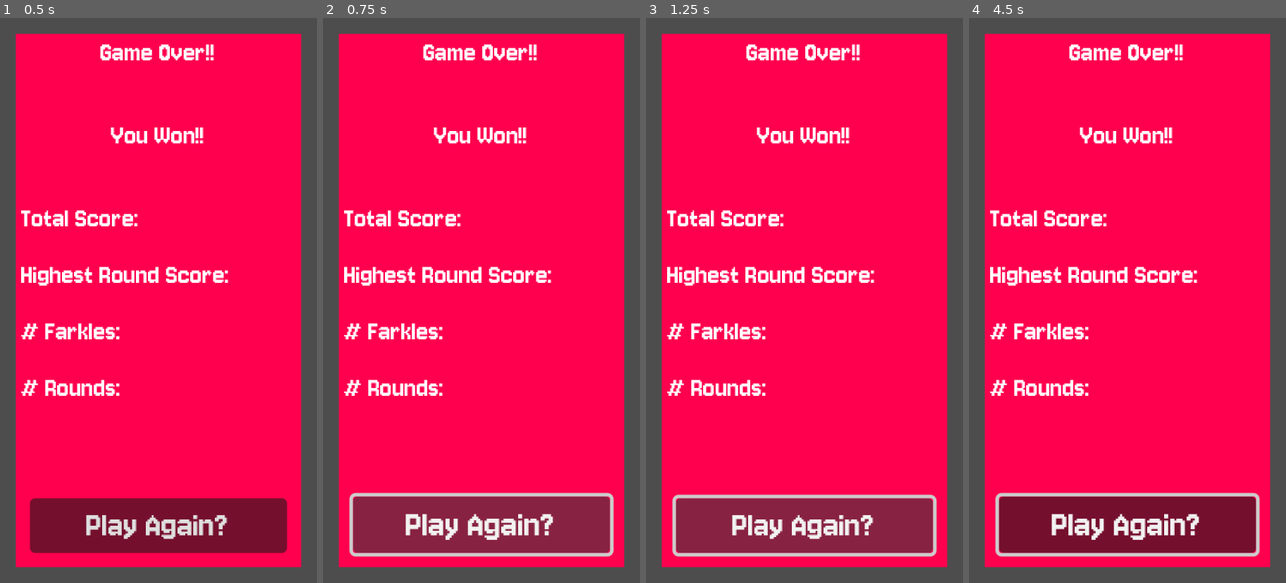
Above: before the commit, frames 1-4 (left to right).
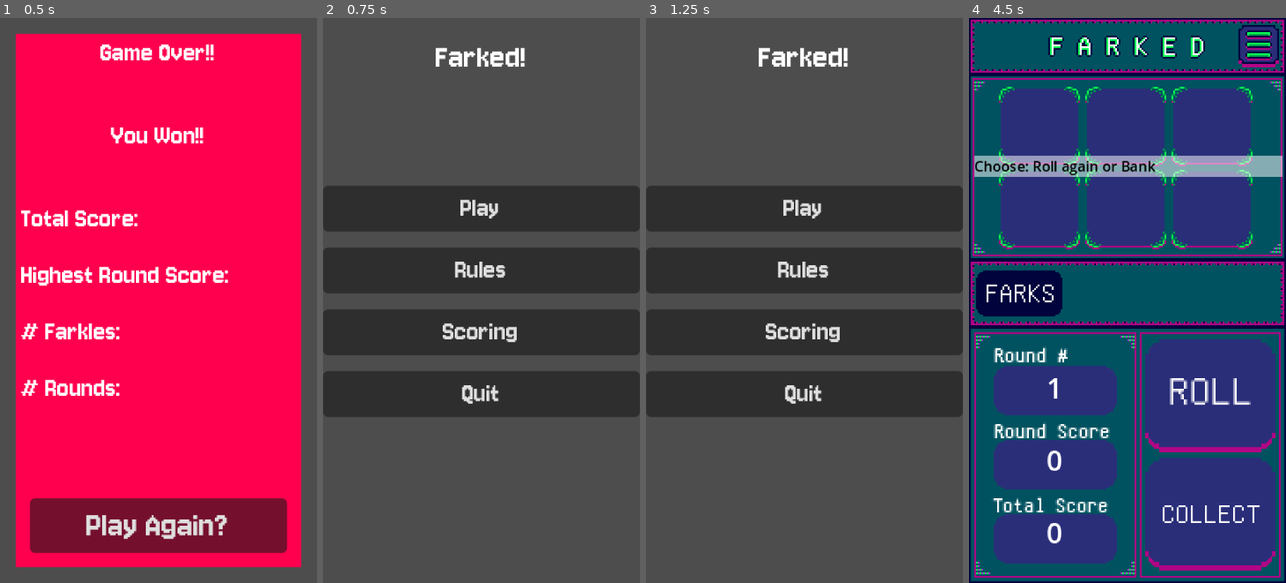
Above: after the commit, the same moments.

Repository: mdcoxe/mobile_farkle
Game: Godot game, scene res://Scene/GameOverStats.tscn
Two runs of this game, one before a commit and one after it. Both use one fixed random seed, a clock stepped at 60 frames per second and the inputs below. This scene is started directly instead of the project's main scene.
Inputs (mouse positions are in pixels of both pictures, inside the frame that each line leads up to):
- Up to frame 1 (0.5 s): no input
- Up to frame 2 (0.75 s): click "Play Again?" at 0.5 s
- Up to frame 3 (1.25 s): no input
- Up to frame 4 (4.5 s): click (1127, 272) at 1.25 s, where only the run after the commit has a clickable "Rules"; click (1127, 328) at 2 s, where only the run after the commit has a clickable "Scoring"; click (1127, 526) at 2.75 s, where only the run before the commit has a clickable "Play Again?"; click (1127, 526) at 3.5 s, where only the run before the commit has a clickable "Play Again?"; click (1127, 210) at 4.25 s, where only the run after the commit has a clickable "Play"

Frame 1 is identical in both runs. In frame 2, 88% of the frame differs, in the area x 0-100%, y 2-98%; in frame 3, 88%; in frame 4, 100%, in the area x 0-100%, y 0-100%.

Commit message:
Added in scoring and rules panels on main scene

Diff:
--- a/Scene/Start.tscn
+++ b/Scene/Start.tscn
@@ -20,7 +20,7 @@
 grow_horizontal = 2
 theme_override_fonts/font = ExtResource("2_c7qte")
 theme_override_font_sizes/font_size = 20
-text = "Fuck Yeah, Solo Farkle"
+text = "Farked!"
 horizontal_alignment = 1
 vertical_alignment = 1
 
@@ -43,11 +43,214 @@
 theme_override_fonts/font = ExtResource("2_c7qte")
 text = "Play"
 
+[node name="Rules" type="Button" parent="VBoxContainer"]
+layout_mode = 2
+size_flags_vertical = 3
+theme_override_fonts/font = ExtResource("2_c7qte")
+text = "Rules
+"
+
+[node name="Scoring" type="Button" parent="VBoxContainer"]
+layout_mode = 2
+size_flags_vertical = 3
+theme_override_fonts/font = ExtResource("2_c7qte")
+text = "Scoring"
+
 [node name="Quit" type="Button" parent="VBoxContainer"]
 layout_mode = 2
 size_flags_vertical = 3
 theme_override_fonts/font = ExtResource("2_c7qte")
 text = "Quit"
 
+[node name="Rules" type="MarginContainer" parent="."]
+visible = false
+layout_mode = 1
+anchors_preset = 15
+anchor_right = 1.0
+anchor_bottom = 1.0
+grow_horizontal = 2
+grow_vertical = 2
+theme_override_constants/margin_left = 9
+theme_override_constants/margin_top = 9
+theme_override_constants/margin_right = 9
+theme_override_constants/margin_bottom = 9
+
+[node name="ColorRect" type="ColorRect" parent="Rules"]
+layout_mode = 2
+color = Color(1, 0, 0.305882, 1)
+
+[node name="MarginContainer" type="MarginContainer" parent="Rules/ColorRect"]
+layout_mode = 1
+anchors_preset = 15
+anchor_right = 1.0
+anchor_bottom = 1.0
+grow_horizontal = 2
+grow_vertical = 2
+theme_override_constants/margin_left = 3
+theme_override_constants/margin_top = 3
+theme_override_constants/margin_right = 3
+theme_override_constants/margin_bottom = 3
+
+[node name="VBoxContainer" type="VBoxContainer" parent="Rules/ColorRect/MarginContainer"]
+layout_mode = 2
+theme_override_constants/separation = 15
+
+[node name="Title" type="Label" parent="Rules/ColorRect/MarginContainer/VBoxContainer"]
+layout_mode = 2
+theme_override_fonts/font = ExtResource("2_c7qte")
+text = "Rules"
+horizontal_alignment = 1
+
+[node name="HBoxContainer" type="HBoxContainer" parent="Rules/ColorRect/MarginContainer/VBoxContainer"]
+layout_mode = 2
+size_flags_vertical = 3
+
+[node name="Stats" type="VBoxContainer" parent="Rules/ColorRect/MarginContainer/VBoxContainer/HBoxContainer"]
+layout_mode = 2
+size_flags_horizontal = 3
+theme_override_constants/separation = 5
+
+[node name="TotalScoreLabel" type="Label" parent="Rules/ColorRect/MarginContainer/VBoxContainer/HBoxContainer/Stats"]
+custom_minimum_size = Vector2(10, 10)
+layout_mode = 2
+theme_override_fonts/font = ExtResource("2_c7qte")
+text = "Win: Reach 10,000 points."
+autowrap_mode = 2
+
+[node name="HighesRollLabel" type="Label" parent="Rules/ColorRect/MarginContainer/VBoxContainer/HBoxContainer/Stats"]
+custom_minimum_size = Vector2(10, 10)
+layout_mode = 2
+theme_override_fonts/font = ExtResource("2_c7qte")
+text = "Loss: Farkle 10 times."
+autowrap_mode = 2
+
+[node name="FarklesCountLabel" type="Label" parent="Rules/ColorRect/MarginContainer/VBoxContainer/HBoxContainer/Stats"]
+custom_minimum_size = Vector2(10, 10)
+layout_mode = 2
+theme_override_fonts/font = ExtResource("2_c7qte")
+text = "Open: Score 500+ on your first turn."
+autowrap_mode = 2
+
+[node name="RoundsCountLabel" type="Label" parent="Rules/ColorRect/MarginContainer/VBoxContainer/HBoxContainer/Stats"]
+custom_minimum_size = Vector2(10, 10)
+layout_mode = 2
+theme_override_fonts/font = ExtResource("2_c7qte")
+text = "Hot Dice: If all 6 dice score, must re-roll all 6."
+autowrap_mode = 2
+
+[node name="TotalScoreValue" type="Label" parent="Rules/ColorRect/MarginContainer/VBoxContainer/HBoxContainer/Stats"]
+custom_minimum_size = Vector2(10, 10)
+layout_mode = 2
+theme_override_fonts/font = ExtResource("2_c7qte")
+text = "Farkle: A 0-point roll ends your turn and costs all points for that turn"
+autowrap_mode = 2
+
+[node name="ButtonContainer" type="MarginContainer" parent="Rules/ColorRect/MarginContainer/VBoxContainer"]
+layout_mode = 2
+theme_override_constants/margin_left = 5
+theme_override_constants/margin_top = 5
+theme_override_constants/margin_right = 5
+theme_override_constants/margin_bottom = 5
+
+[node name="CloseRulesButton" type="Button" parent="Rules/ColorRect/MarginContainer/VBoxContainer/ButtonContainer"]
+custom_minimum_size = Vector2(0, 30)
+layout_mode = 2
+theme_override_fonts/font = ExtResource("2_c7qte")
+theme_override_font_sizes/font_size = 21
+text = "Close"
+
+[node name="Scoring" type="MarginContainer" parent="."]
+visible = false
+layout_mode = 1
+anchors_preset = 15
+anchor_right = 1.0
+anchor_bottom = 1.0
+grow_horizontal = 2
+grow_vertical = 2
+theme_override_constants/margin_left = 9
+theme_override_constants/margin_top = 9
+theme_override_constants/margin_right = 9
+theme_override_constants/margin_bottom = 9
+
+[node name="ColorRect" type="ColorRect" parent="Scoring"]
+layout_mode = 2
+color = Color(1, 0, 0.305882, 1)
+
+[node name="MarginContainer" type="MarginContainer" parent="Scoring/ColorRect"]
+layout_mode = 1
+anchors_preset = 15
+anchor_right = 1.0
+anchor_bottom = 1.0
+grow_horizontal = 2
+grow_vertical = 2
+theme_override_constants/margin_left = 3
+theme_override_constants/margin_top = 3
+theme_override_constants/margin_right = 3
+theme_override_constants/margin_bottom = 3
+
+[node name="VBoxContainer" type="VBoxContainer" parent="Scoring/ColorRect/MarginContainer"]
+layout_mode = 2
+theme_override_constants/separation = 15
+
+[node name="Title" type="Label" parent="Scoring/ColorRect/MarginContainer/VBoxContainer"]
+layout_mode = 2
+theme_override_fonts/font = ExtResource("2_c7qte")
+text = "Scoring"
+horizontal_alignment = 1
+
+[node name="ScrollContainer" type="ScrollContainer" parent="Scoring/ColorRect/MarginContainer/VBoxContainer"]
+layout_mode = 2
+size_flags_vertical = 3
+
+[node name="RichTextLabel" type="RichTextLabel" parent="Scoring/ColorRect/MarginContainer/VBoxContainer/ScrollContainer"]
+custom_minimum_size = Vector2(150, 0)
+layout_mode = 2
+theme_override_fonts/normal_font = ExtResource("2_c7qte")
+theme_override_fonts/bold_font = ExtResource("2_c7qte")
+theme_override_font_sizes/normal_font_size = 14
+bbcode_enabled = true
+text = "Three Pairs (e.g., 2,2,4,4,6,6)
+	1500
+6-Dice Straight (e.g., 1,2,3,4,5,6)
+	1500
+Four-of-a-Kind & One Pair
+	1500
+Two Triples (e.g., 2,2,2,5,5,5)
+	2500
+Six-of-a-Kind
+	3000
+Five-of-a-Kind
+	2000
+Four-of-a-Kind
+	1000
+Three 1s
+	1000
+Three 2s - 6s
+   Dice Value x 100
+   e.g. Three 3's = 3 x 100
+Single 1
+   100
+Single 5
+   50"
+fit_content = true
+
+[node name="ButtonContainer" type="MarginContainer" parent="Scoring/ColorRect/MarginContainer/VBoxContainer"]
+layout_mode = 2
+theme_override_constants/margin_left = 5
+theme_override_constants/margin_top = 5
+theme_override_constants/margin_right = 5
+theme_override_constants/margin_bottom = 5
+
+[node name="CloseScoringButton" type="Button" parent="Scoring/ColorRect/MarginContainer/VBoxContainer/ButtonContainer"]
+custom_minimum_size = Vector2(0, 30)
+layout_mode = 2
+theme_override_fonts/font = ExtResource("2_c7qte")
+theme_override_font_sizes/font_size = 21
+text = "Close"
+
 [connection signal="pressed" from="VBoxContainer/Play" to="." method="_on_play_pressed"]
+[connection signal="pressed" from="VBoxContainer/Rules" to="." method="_on_rules_pressed"]
+[connection signal="pressed" from="VBoxContainer/Scoring" to="." method="_on_scoring_pressed"]
 [connection signal="pressed" from="VBoxContainer/Quit" to="." method="_on_quit_pressed"]
+[connection signal="pressed" from="Rules/ColorRect/MarginContainer/VBoxContainer/ButtonContainer/CloseRulesButton" to="." method="_on_close_rules_button_pressed"]
+[connection signal="pressed" from="Scoring/ColorRect/MarginContainer/VBoxContainer/ButtonContainer/CloseScoringButton" to="." method="_on_close_scoring_button_pressed"]
--- a/Scripts/game_over_stats.gd
+++ b/Scripts/game_over_stats.gd
@@ -28,7 +28,7 @@
 
 func _on_return_to_start_button_pressed() -> void:
 	WinManager.did_win = false
-	get_tree().change_scene_to_file("res://Start.tscn")
+	get_tree().change_scene_to_file("res://Scene/Start.tscn")
 
 func show_stats(stats: Dictionary):
 	# Update the UI labels with the values from the stats dictionary.
--- a/Scripts/start.gd
+++ b/Scripts/start.gd
@@ -1,4 +1,6 @@
 extends Control
+
+@onready var rules: MarginContainer = $Rules
 
 func _on_play_pressed() -> void:
 	print("PLAY")
@@ -8,3 +10,20 @@
 func _on_quit_pressed() -> void:
 	print("QUIT")
 	get_tree().quit()
+
+
+
+func _on_close_rules_button_pressed() -> void:
+	get_node("Rules").hide()
+
+func _on_rules_pressed() -> void:
+	get_node("Rules").visible=true
+
+
+
+
+func _on_scoring_pressed() -> void:
+	get_node("Scoring").visible = true
+
+func _on_close_scoring_button_pressed() -> void:
+	get_node("Scoring").hide()
Not shown, changed: builds/web/index.html
Not shown, changed: builds/web/index.pck
